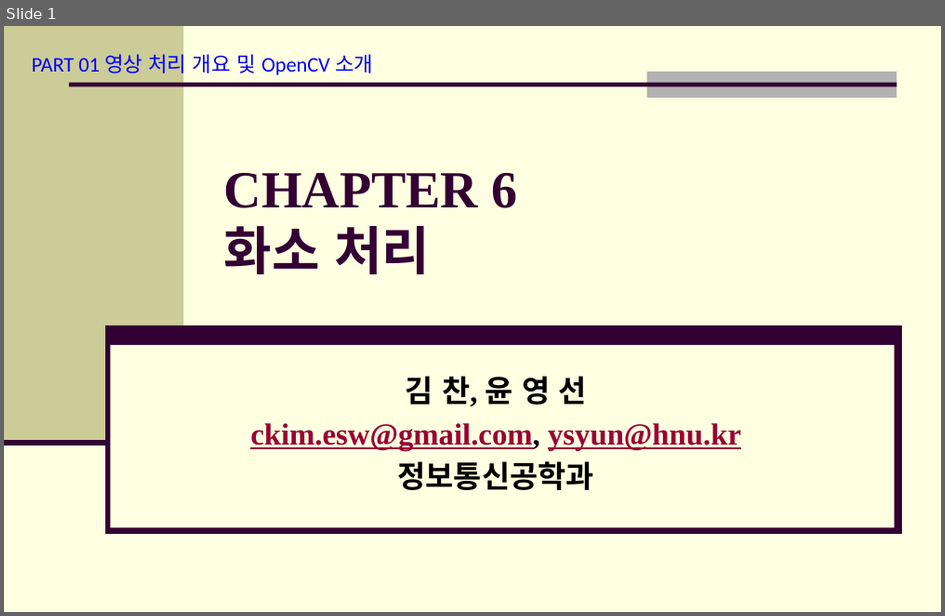
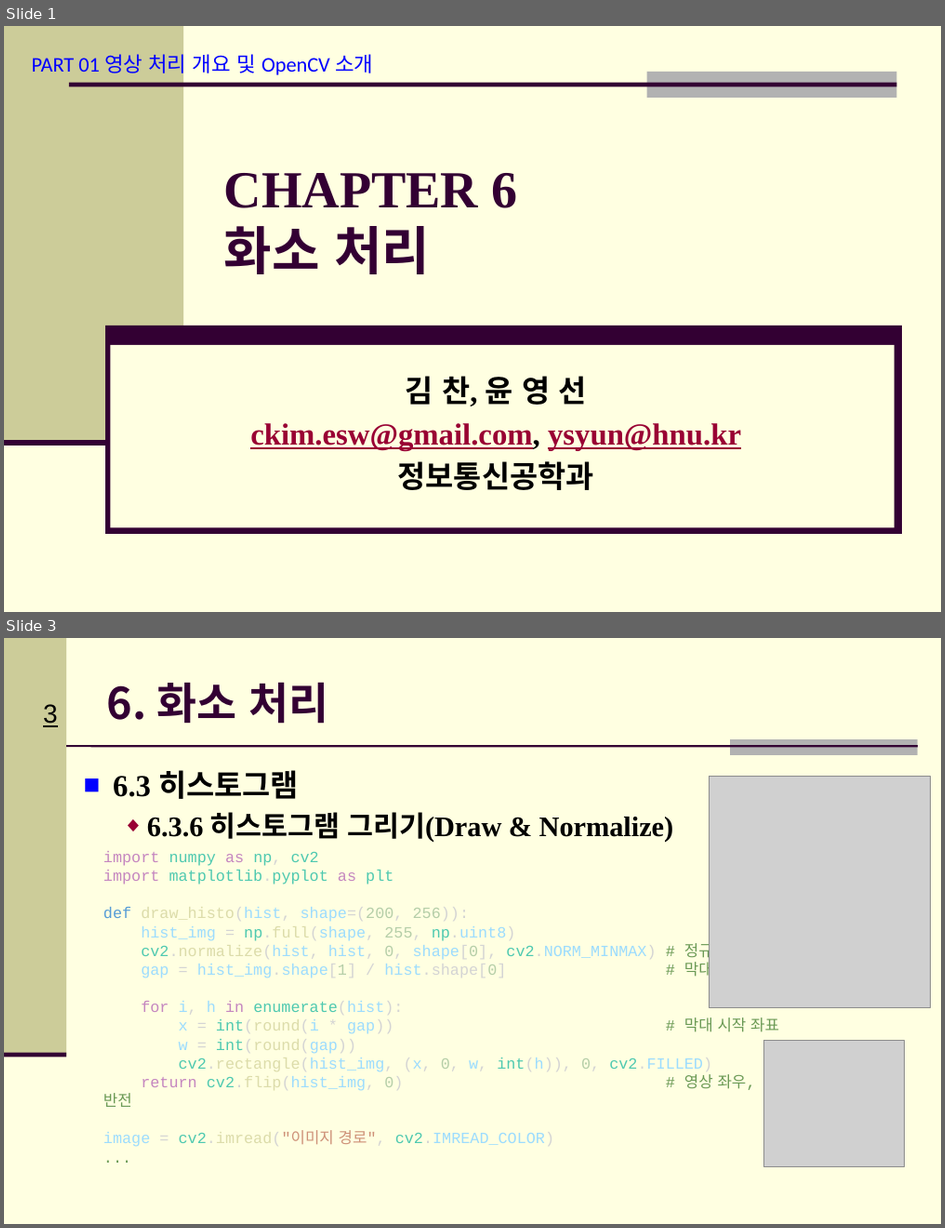
Before and after one commit to Hitbee-dev/OpenCV-Python, a slide deck: 2022-11-08/documents/CH_06 화소 처리.pptx. Shown one above the other, each under a label of ours: slide 1 before the commit, slides 1 and 3 after it; the slides between them are not shown. The pictures are 945x616 and 945x1228 pixels, drawn with LibreOffice and Linux fonts; fonts in the diff are those of the drawing; grey boxes stand for pictures; background and template pictures are left out. Boxes give left, top, right and bottom in pixels: in the first picture for what was removed or moved away, otherwise in the second. Text is boxed around its words. In the diff, an @@ line names an element or a change of style, - is before the commit and + after.

```diff
--- a/2022-11-08/documents/CH_06 화소 처리.pptx
+++ b/2022-11-08/documents/CH_06 화소 처리.pptx
@@ slide 3 added at [4,638,941,1224], background #FFFFE1 @@
@@ rectangle added at [4,638,67,1055], fill #CCCC99 @@
@@ title added at [107,682,329,724], 33.3 pt, text #330033, bold @@
+6. 화소 처리
@@ page number added at [43,704,58,727], 20 pt, text #000000, underline @@
+3
@@ line added from (67, 746) to (918, 746), #330033 1.5 pt @@
@@ rectangle added at [730,739,918,755], fill #B2B2B2 @@
@@ text added at [113,770,675,843], 21.7 pt, text #000000, bold @@
+■ 6.3 히스토그램
+  ◆ 6.3.6 히스토그램 그리기(Draw & Normalize)
@@ picture added at [709,776,930,1007] @@
@@ text added at [104,851,780,1147], 12 pt, text #9CDCFE @@
+import numpy as np, cv2
+import matplotlib.pyplot as plt
+def draw_histo(hist, shape=(200, 256)):
+hist_img = np.full(shape, 255, np.uint8)
+cv2.normalize(hist, hist, 0, shape[0], cv2.NORM_MINMAX) # 정규화
+gap = hist_img.shape[1] / hist.shape[0] # 막대 너비
+for i, h in enumerate(hist):
+x = int(round(i * gap)) # 막대 시작 좌표
+w = int(round(gap))
+cv2.rectangle(hist_img, (x, 0, w, int(h)), 0, cv2.FILLED)
+return cv2.flip(hist_img, 0) # 영상 좌우, 상하 반전
+image = cv2.imread("이미지 경로", cv2.IMREAD_COLOR)
+...
@@ line added from (4, 1055) to (67, 1055), #330033 3.5 pt @@
@@ picture added at [764,1040,905,1167] @@
```
Also in this commit, not shown: 5 other slides added, 1 slide removed, 1 other file.
